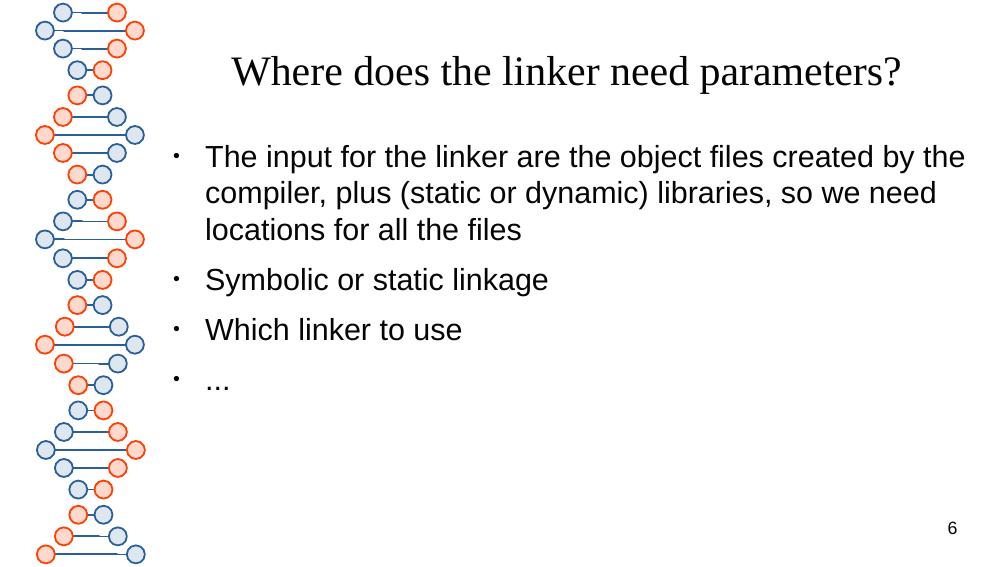
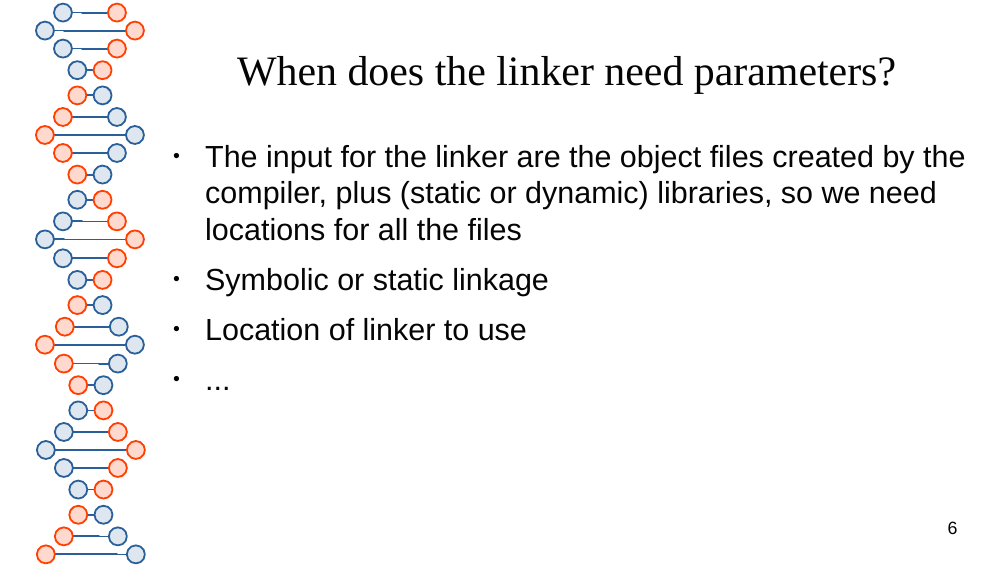
Before and after one commit to kingkybel/Transfer, a slide deck: slide 6 of CMakeTutorial/CMakeLecture.odp. Drawn at 1008x567 pixels with LibreOffice and Linux fonts; fonts in the diff are those of the drawing. Boxes give left, top, right and bottom in pixels: in the first picture for what was removed or moved away, otherwise in the second. Text is boxed around its words. In the diff, an @@ line names an element or a change of style, - is before the commit and + after.

```diff
--- a/CMakeTutorial/CMakeLecture.odp
+++ b/CMakeTutorial/CMakeLecture.odp
@@ title at (x1=237, y1=56, x2=896, y2=93): text changed @@
-Where does the linker need parameters?
+When does the linker need parameters?
@@ text at (x1=205, y1=318, x2=527, y2=341): text changed @@
-● Which linker to use
+● Location of linker to use
```
Also in this commit, not shown: 4 other slides changed, 24 other files.
